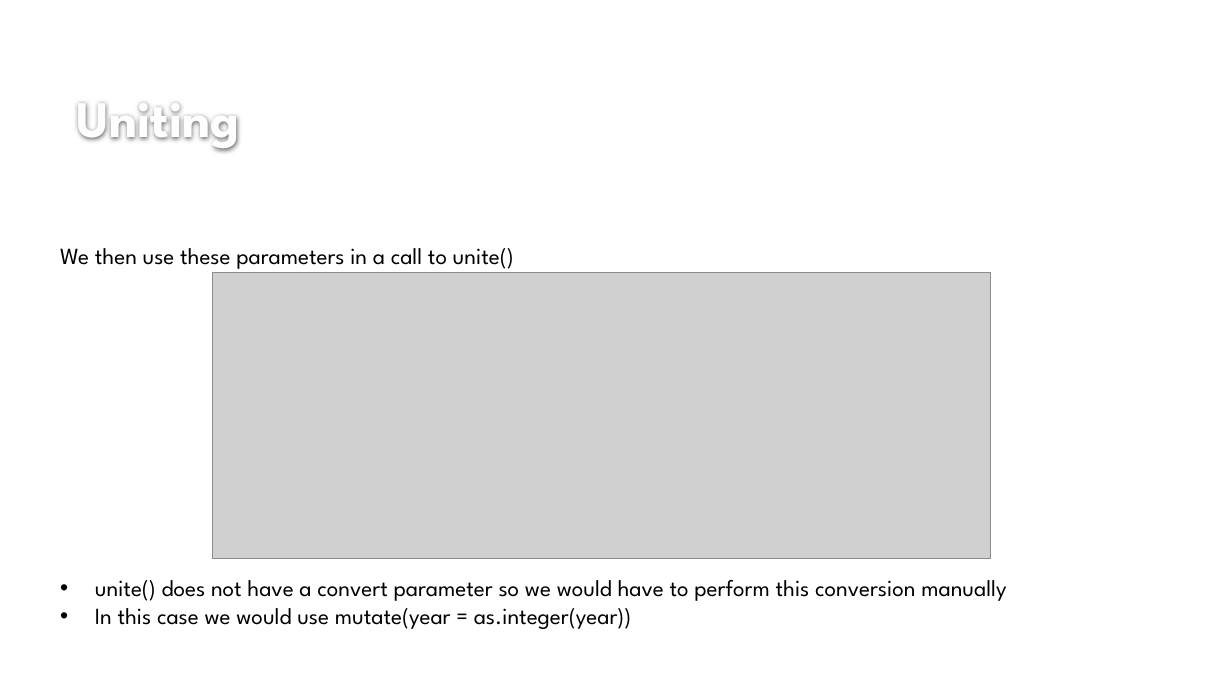
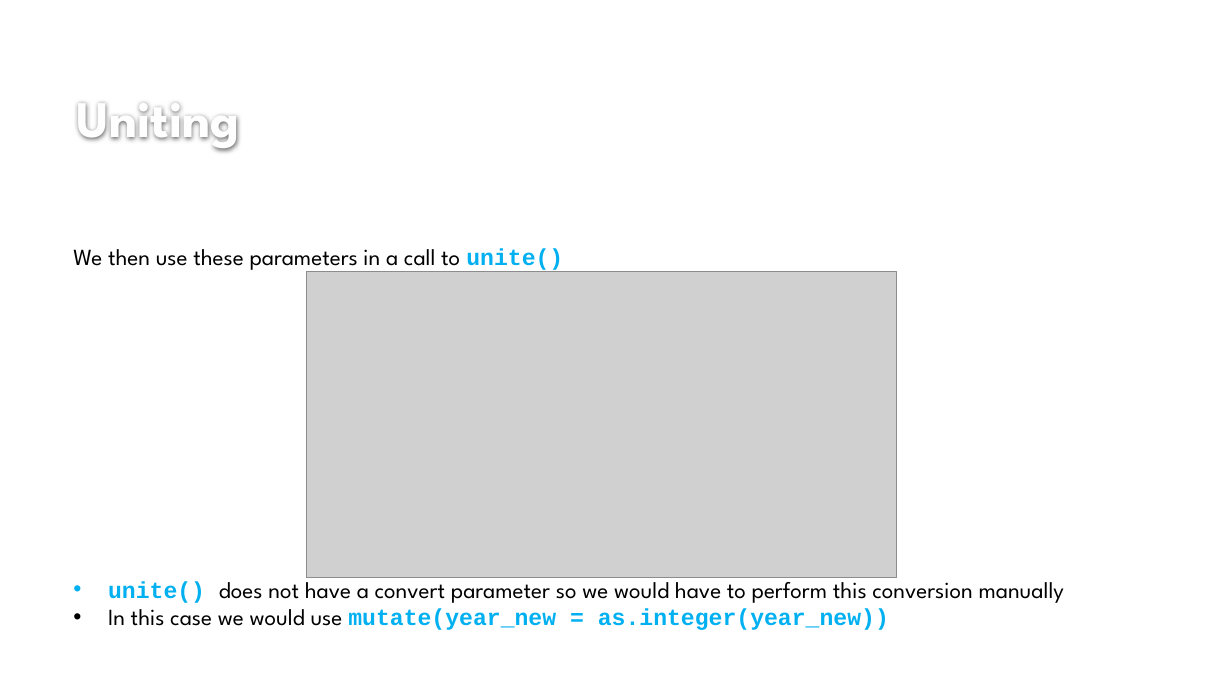
Before and after one commit to izzixcoatxs/Into_the_Tidyverse, a slide deck: slide 52 of sessions/session_four/izzie_session_four_a&b_presentation.pptx (slide 50 before the commit). Drawn at 1232x693 pixels with LibreOffice and Linux fonts; fonts in the diff are those of the drawing; grey boxes stand for pictures; background and template pictures are left out. Boxes give left, top, right and bottom in pixels: in the first picture for what was removed or moved away, otherwise in the second. Text is boxed around its words. In the diff, an @@ line names an element or a change of style, - is before the commit and + after.

Commit message:
fix typos

```diff
--- a/sessions/session_four/izzie_session_four_a&b_presentation.pptx
+++ b/sessions/session_four/izzie_session_four_a&b_presentation.pptx
@@ text "We then use these parameters ...": place and size @@
-text "We then use these parameters ..." at [60,248,1006,629]
+text "We then use these parameters ..." at [73,248,1064,630]
@@ text at [73,248,1064,603]: font League Spartan to Courier New, text colour #000000 to #00B0F0, bold on in "unite()", "unite()" @@
@@ picture: place and size @@
-picture at [213,273,991,559]
+picture at [306,272,897,578]
@@ text at [108,602,889,630]: text changed; font League Spartan to Courier New; text colour #000000 to #00B0F0; bold on @@
-• In this case we would use mutate(year = as.integer(year))
+• In this case we would use mutate(year_new = as.integer(year_new))
```
Also in this commit, not shown: 15 other slides changed, 7 slides added.
